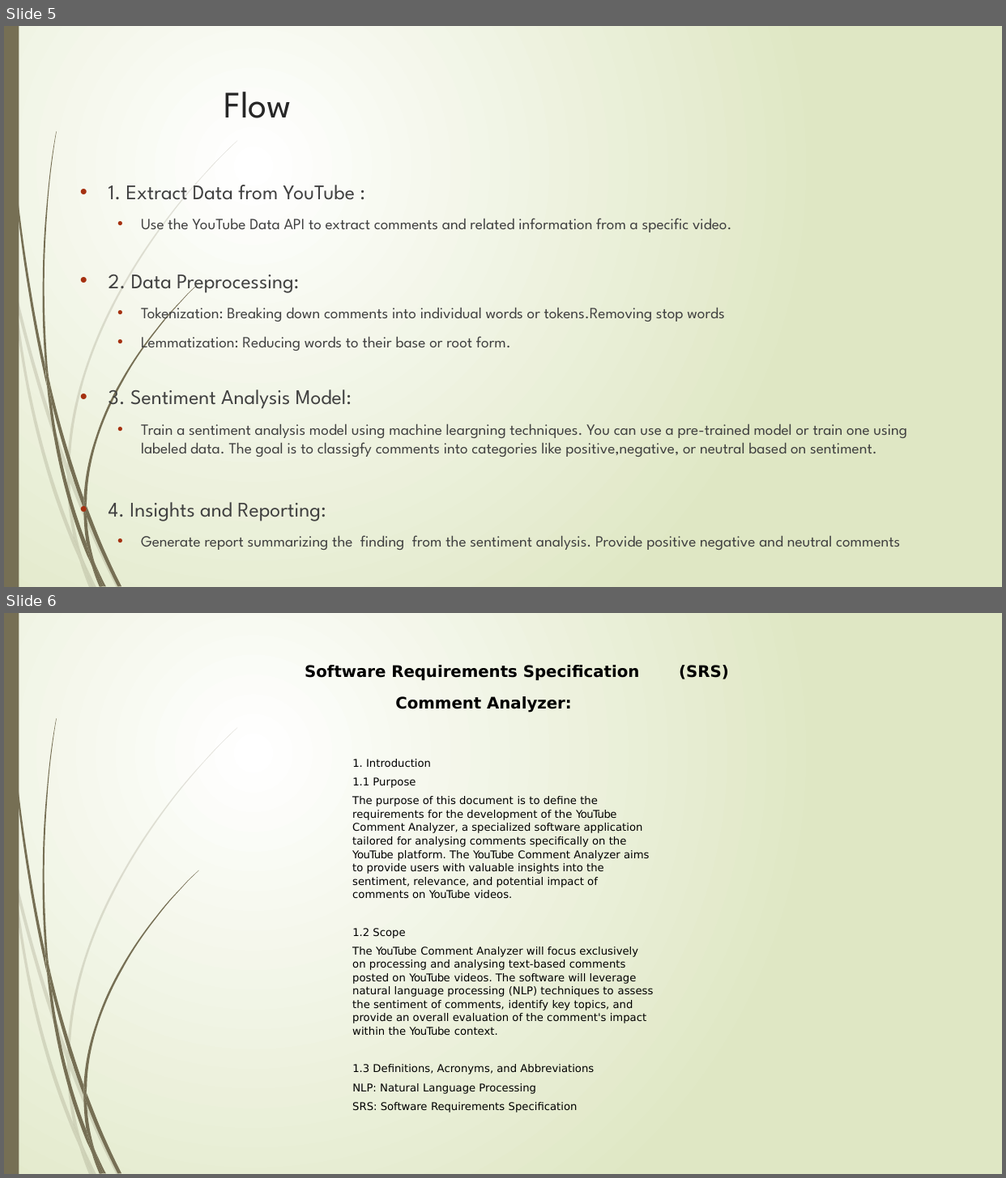
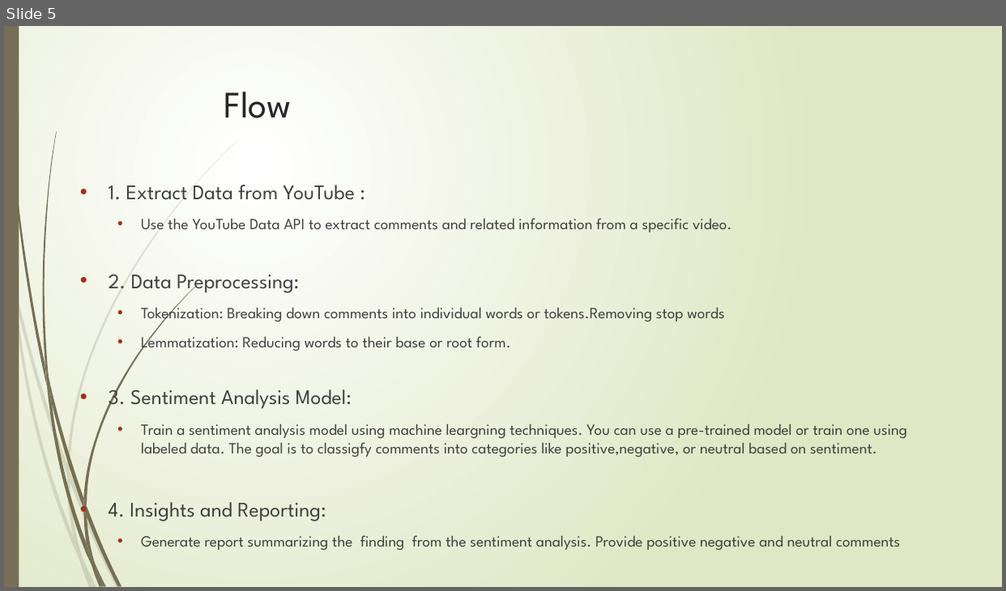
Before and after one commit to itsunilvithlani/2024_G7_Comment-Analyser, a slide deck: YouTube Comment Analyzer_presentation.pptx. Shown one above the other, each under a label of ours: slides 5 and 6 before the commit, slide 5 after it. The pictures are 1006x1178 and 1006x591 pixels, drawn with LibreOffice and Linux fonts; fonts in the diff are those of the drawing. Boxes give left, top, right and bottom in pixels: in the first picture for what was removed or moved away, otherwise in the second. Text is boxed around its words. In the diff, an @@ line names an element or a change of style, - is before the commit and + after.

```diff
--- a/YouTube Comment Analyzer_presentation.pptx
+++ b/YouTube Comment Analyzer_presentation.pptx
@@ slide 6 removed at (4, 613, 1002, 1174), background gradient #FFFFFF to #DFE8C4; not listed: 23 template elements that a slide beside it also shows @@
@@ text removed at (305, 665, 729, 680) @@
-Software Requirements Speciﬁcation (SRS)
@@ text removed at (395, 696, 572, 713) @@
-Comment Analyzer:
@@ text removed at (352, 759, 431, 788) @@
-1. Introduction
-1.1 Purpose
@@ text removed at (352, 796, 650, 898) @@
-The purpose of this document is to deﬁne the
-requirements for the development of the YouTube
-Comment Analyzer, a specialized software application
-tailored for analysing comments speciﬁcally on the
-YouTube platform. The YouTube Comment Analyzer aims
-to provide users with valuable insights into the
-sentiment, relevance, and potential impact of
-comments on YouTube videos.
@@ text removed at (352, 928, 405, 939) @@
-1.2 Scope
@@ text removed at (352, 947, 654, 1035) @@
-The YouTube Comment Analyzer will focus exclusively
-on processing and analysing text-based comments
-posted on YouTube videos. The software will leverage
-natural language processing (NLP) techniques to assess
-the sentiment of comments, identify key topics, and
-provide an overall evaluation of the comment's impact
-within the YouTube context.
@@ text removed at (352, 1064, 594, 1094) @@
-1.3 Deﬁnitions, Acronyms, and Abbreviations
-NLP: Natural Language Processing
@@ text removed at (352, 1102, 577, 1113) @@
-SRS: Software Requirements Speciﬁcation
```
Also in this commit, not shown: 3 other slides removed.
